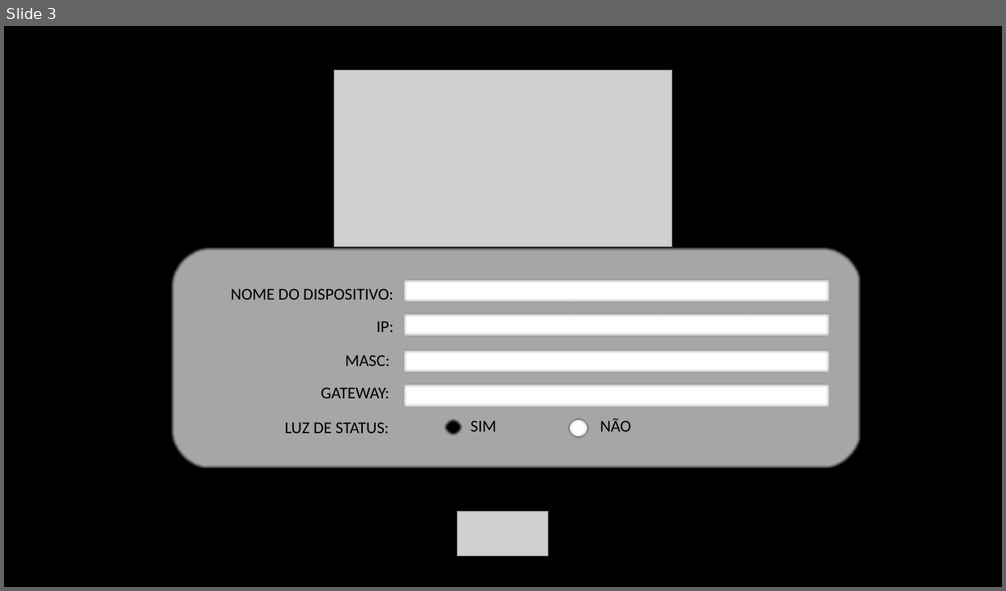
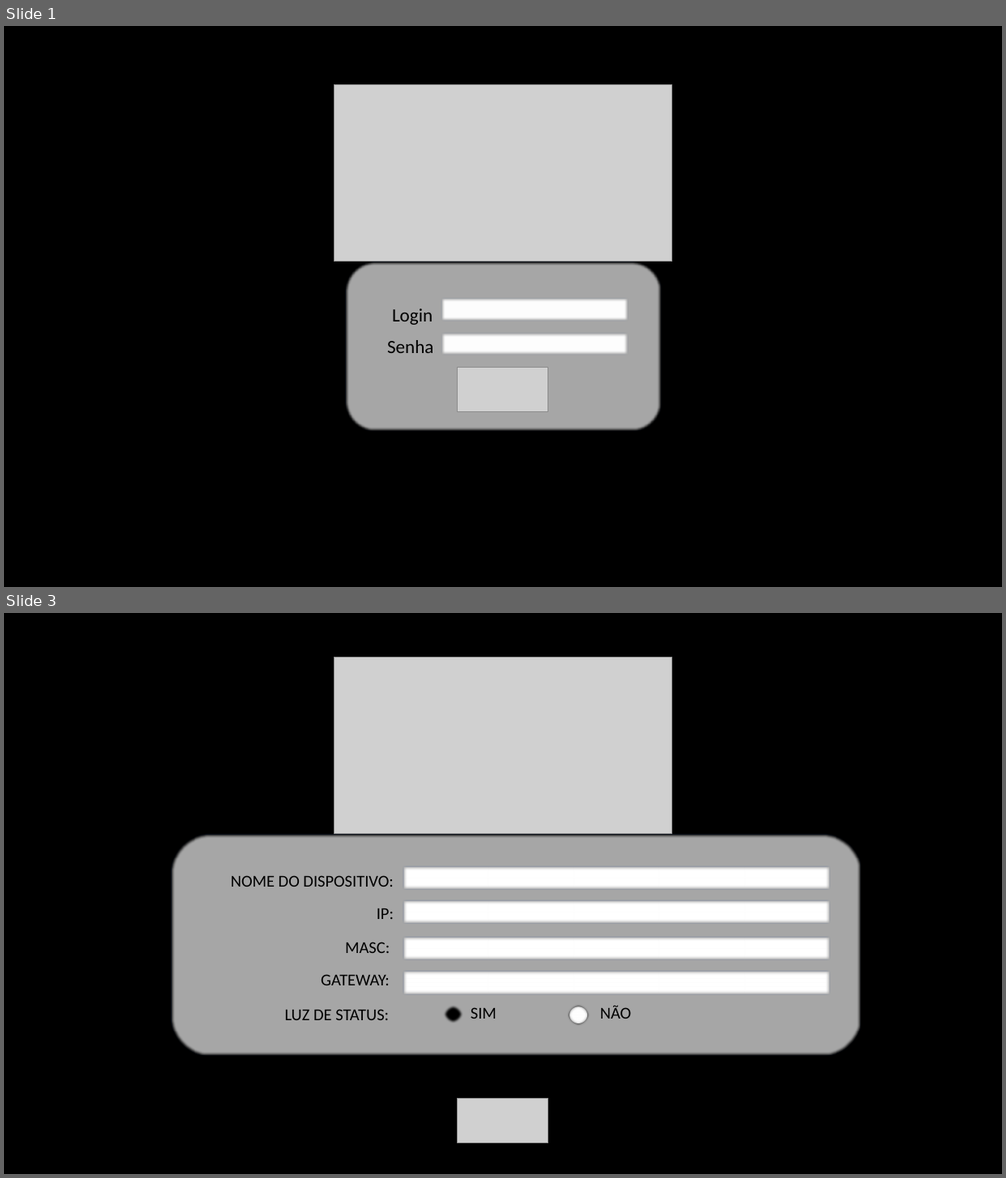
Before and after one commit to g-aleprojetos/ProjetoProprio-Monitoramento, a slide deck: esp8266/apresentação esp8266 Login e conf.pptx. Shown one above the other, each under a label of ours: slide 3 before the commit, slides 1 and 3 after it; the slides between them are not shown. The pictures are 1006x591 and 1006x1178 pixels, drawn with LibreOffice and Linux fonts; fonts in the diff are those of the drawing; grey boxes stand for pictures. Boxes give left, top, right and bottom in pixels: in the first picture for what was removed or moved away, otherwise in the second. Text is boxed around its words. In the diff, an @@ line names an element or a change of style, - is before the commit and + after.

```diff
--- a/esp8266/apresentação esp8266 Login e conf.pptx
+++ b/esp8266/apresentação esp8266 Login e conf.pptx
@@ slide 1 added at (4,26,1002,587), background #000000 @@
@@ picture added at (334,85,671,262) @@
@@ rounded rectangle added at (345,262,661,431), fill #A6A6A6, outline #325491 1 pt @@
@@ text added at (392,309,432,325), 18 pt, text #000000 @@
+Login
@@ action button blank added at (442,298,628,321), fill #FFFFFF, outline #325491 1 pt @@
@@ text added at (387,340,433,353), 18 pt, text #000000 @@
+Senha
@@ action button blank added at (442,334,628,355), fill #FFFFFF, outline #325491 1 pt @@
@@ picture added at (458,367,548,412) @@
```
Also in this commit, not shown: 1 slide changed, 3 other slides added, 5 slides removed.
